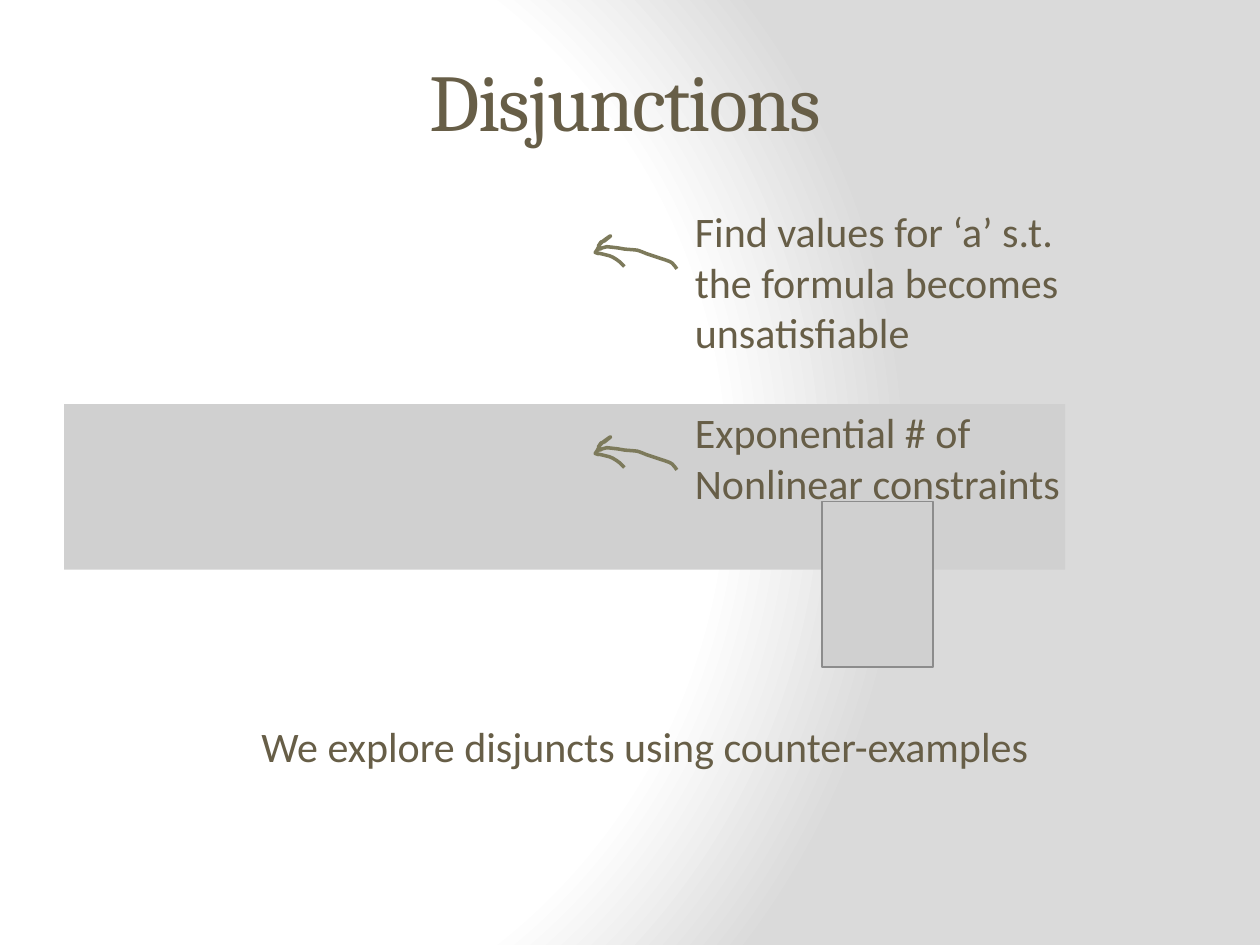
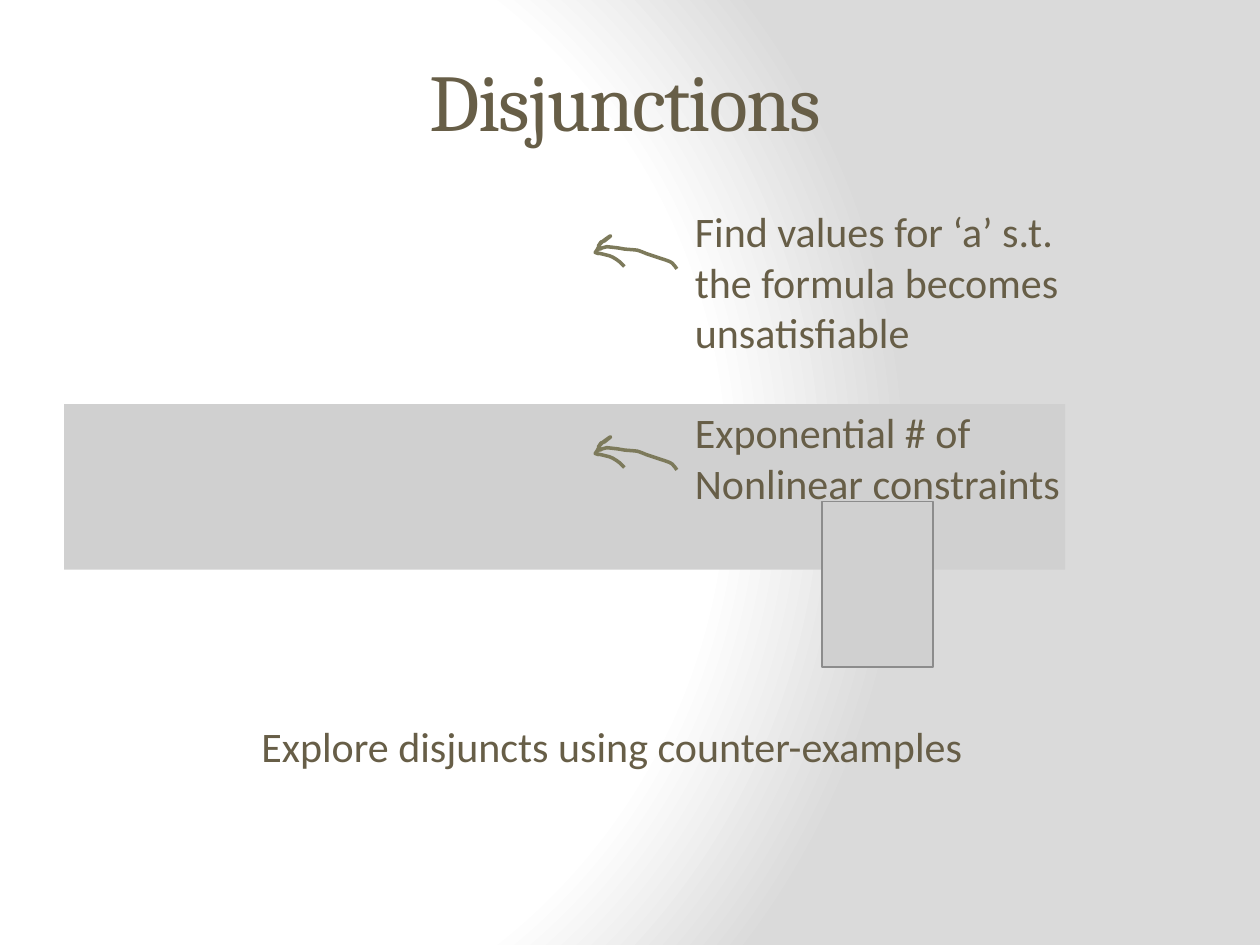
Before and after one commit to epfl-lara/leon, a slide deck: slide 17 of slides/Invariant&BoundInference.pptx (slide 16 before the commit). Drawn at 1260x945 pixels with LibreOffice and Linux fonts; fonts in the diff are those of the drawing; grey boxes stand for pictures. Boxes give left, top, right and bottom in pixels: in the first picture for what was removed or moved away, otherwise in the second. Text is boxed around its words. In the diff, an @@ line names an element or a change of style, - is before the commit and + after.

```diff
--- a/slides/Invariant&BoundInference.pptx
+++ b/slides/Invariant&BoundInference.pptx
@@ text at [261,733,962,769]: text changed @@
-We explore disjuncts using counter-examples
+Explore disjuncts using counter-examples
```
Also in this commit, not shown: 5 other slides changed, 1 slide added, 1 other file.
